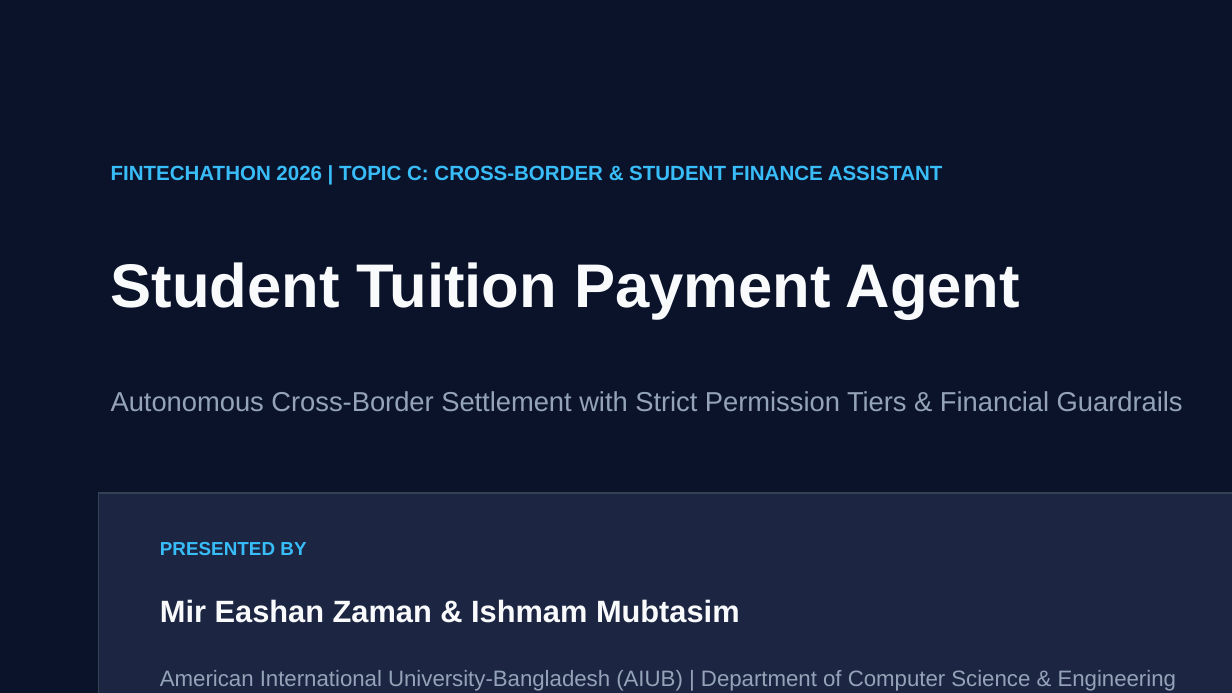
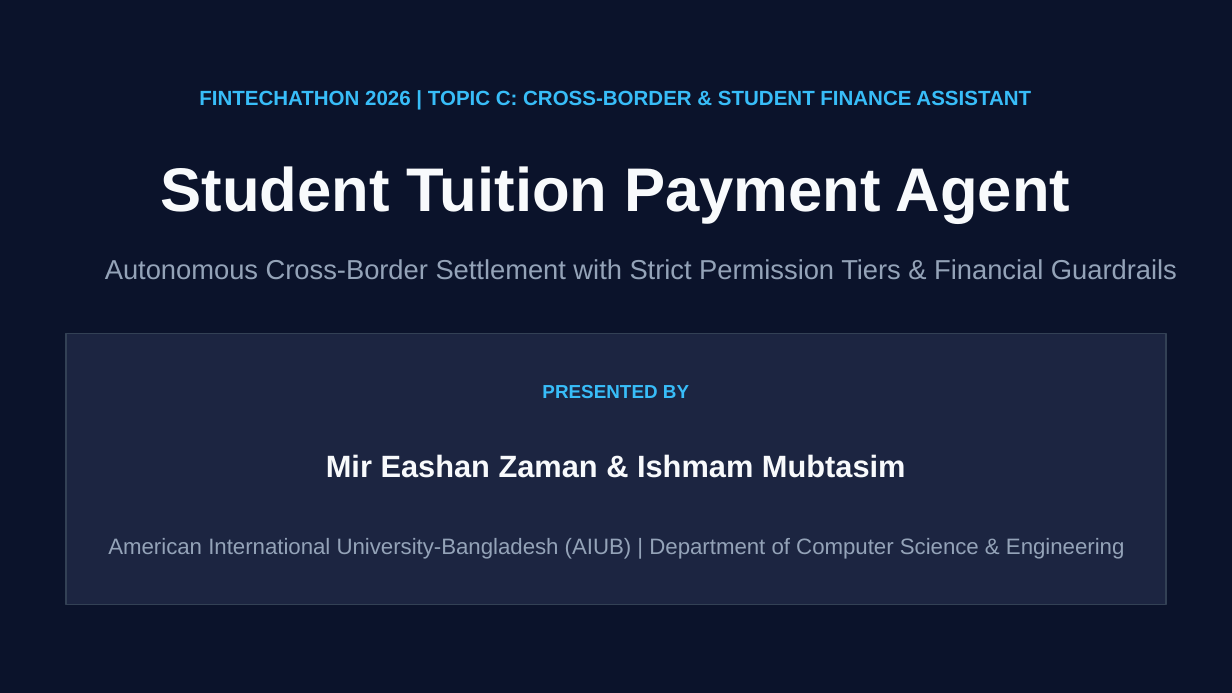
Before and after one commit to MirEashanZaman/student-tuition-payment-agent, a slide deck: slide 1 of docs/FINTECHATHON_2026_PRESENTATION.pptx. Drawn at 1232x693 pixels with LibreOffice and Linux fonts; fonts in the diff are those of the drawing. Boxes give left, top, right and bottom in pixels: in the first picture for what was removed or moved away, otherwise in the second. Text is boxed around its words. In the diff, an @@ line names an element or a change of style, - is before the commit and + after.

```diff
--- a/docs/FINTECHATHON_2026_PRESENTATION.pptx
+++ b/docs/FINTECHATHON_2026_PRESENTATION.pptx
@@ text "FINTECHATHON 2026 | TOPIC C: ...": place and size @@
-text "FINTECHATHON 2026 | TOPIC C: ..." at box(111, 165, 943, 180)
+text "FINTECHATHON 2026 | TOPIC C: ..." at box(199, 90, 1031, 105)
@@ text "Student Tuition Payment Agent": place and size @@
-text "Student Tuition Payment Agent" at box(111, 262, 1020, 319)
+text "Student Tuition Payment Agent" at box(161, 166, 1070, 223)
@@ text "Autonomous Cross-Border Settlement with Strict ...": place and size @@
-text "Autonomous Cross-Border Settlement with Strict ..." at box(111, 391, 1183, 411)
+text "Autonomous Cross-Border Settlement with Strict ..." at box(105, 259, 1177, 279)
@@ rectangle: place and size @@
-rectangle at box(99, 493, 1232, 693)
+rectangle at box(65, 334, 1165, 605)
@@ text "PRESENTED BY": place and size @@
-text "PRESENTED BY" at box(160, 542, 306, 555)
+text "PRESENTED BY" at box(542, 385, 689, 398)
@@ text "Mir Eashan Zaman & Ishmam ...": place and size @@
-text "Mir Eashan Zaman & Ishmam ..." at box(160, 599, 740, 623)
+text "Mir Eashan Zaman & Ishmam ..." at box(326, 454, 906, 478)
@@ alignment left to centre in 6 elements at box(161, 166, 1070, 223), box(199, 90, 1031, 105), box(105, 259, 1177, 279), box(542, 385, 689, 398), box(326, 454, 906, 478), box(108, 538, 1124, 559) @@
@@ text "American International University-Bangladesh (AIUB) | ...": place and size @@
-text "American International University-Bangladesh (AIUB) | ..." at box(160, 670, 1176, 691)
+text "American International University-Bangladesh (AIUB) | ..." at box(108, 538, 1124, 559)
```
Also in this commit, not shown: 2 other slides changed.
